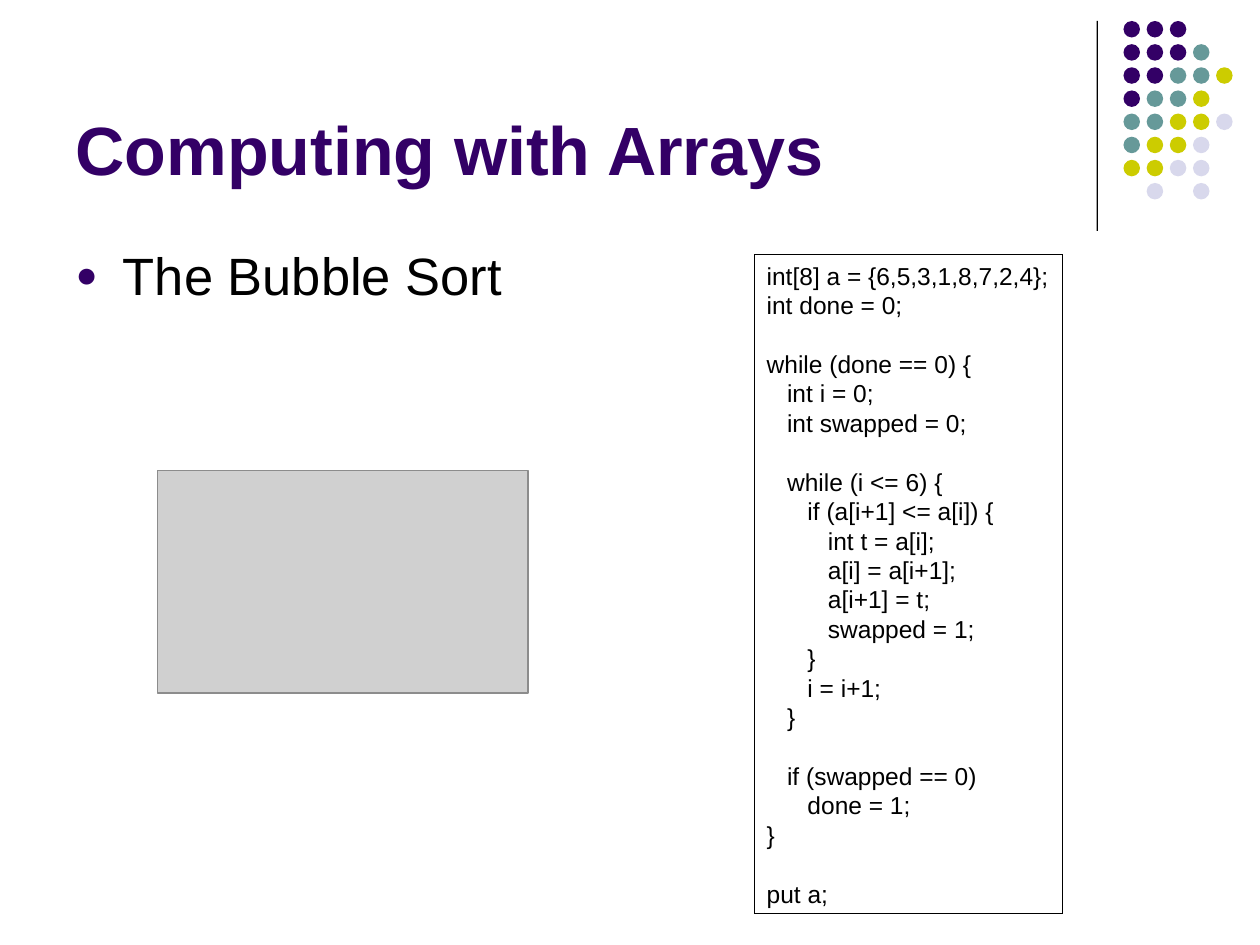
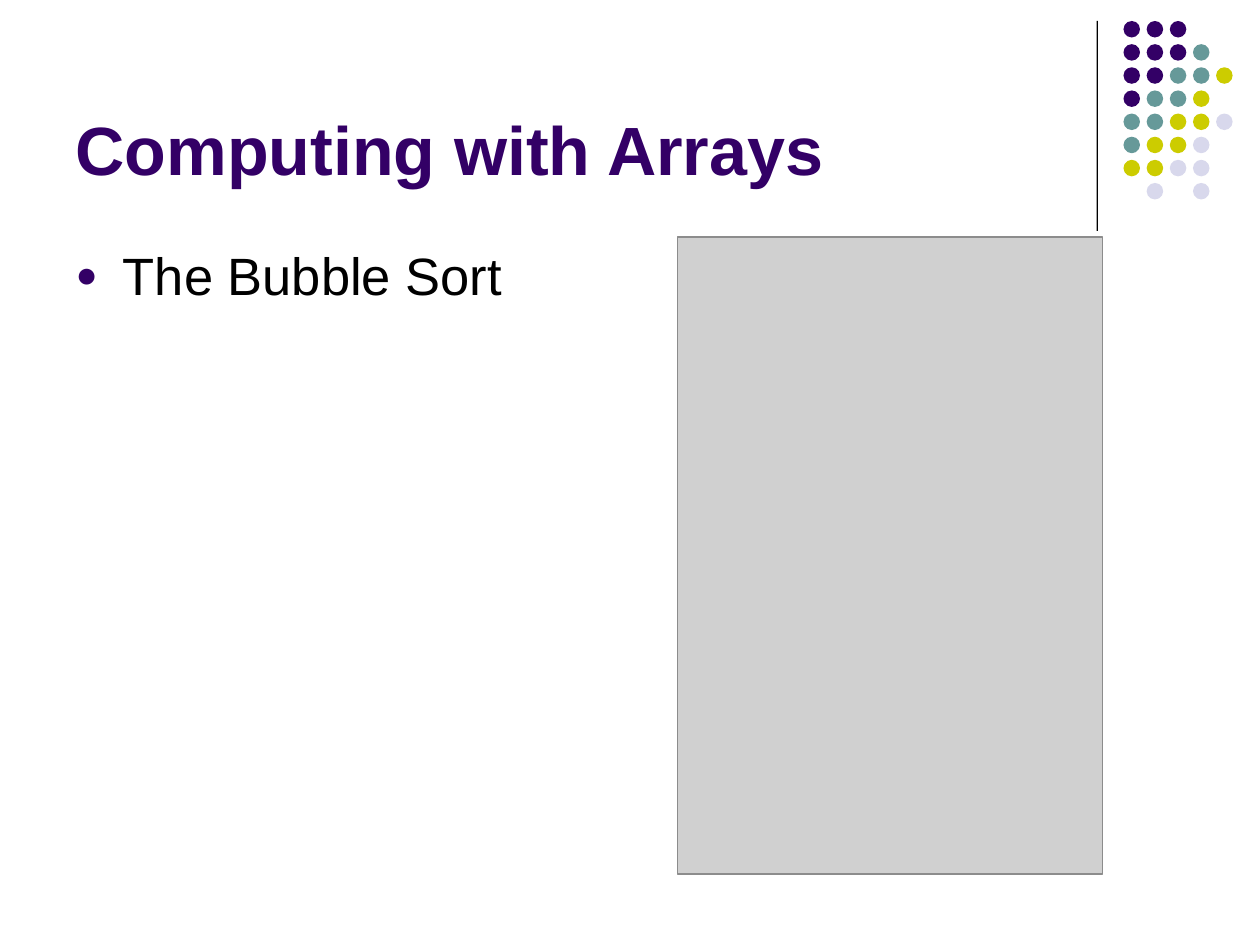
Before and after one commit to lutzhamel/CSC402, a slide deck: slide 33 of notes/csc402-ln019.pptx (slide 23 before the commit). Drawn at 1260x945 pixels with LibreOffice and Linux fonts; fonts in the diff are those of the drawing; grey boxes stand for pictures. Boxes give left, top, right and bottom in pixels: in the first picture for what was removed or moved away, otherwise in the second. Text is boxed around its words. In the diff, an @@ line names an element or a change of style, - is before the commit and + after.

```diff
--- a/notes/csc402-ln019.pptx
+++ b/notes/csc402-ln019.pptx
@@ picture added at [678,237,1104,874] @@
@@ rectangle removed at [755,255,1062,914] @@
-int[8] a = {6,5,3,1,8,7,2,4};
-int done = 0;
-while (done == 0) {
-int i = 0;
-int swapped = 0;
-while (i <= 6) {
-if (a[i+1] <= a[i]) {
-int t = a[i];
-a[i] = a[i+1];
-a[i+1] = t;
-swapped = 1;
-}
-i = i+1;
-}
-if (swapped == 0)
-done = 1;
-}
-put a;
@@ picture removed at [158,471,528,693] @@
```
Also in this commit, not shown: 33 other slides changed, 14 slides removed, 9 other files.
